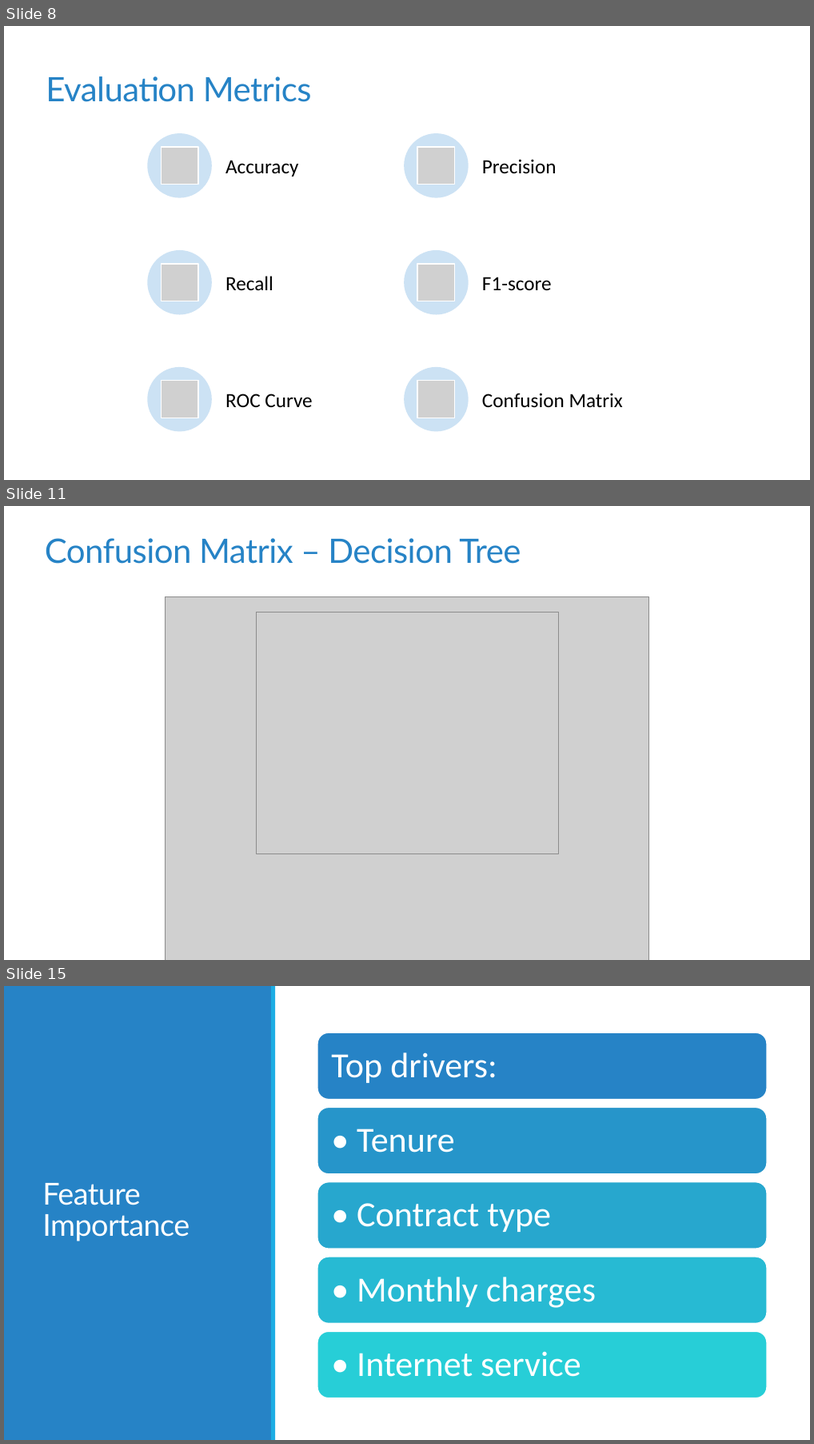
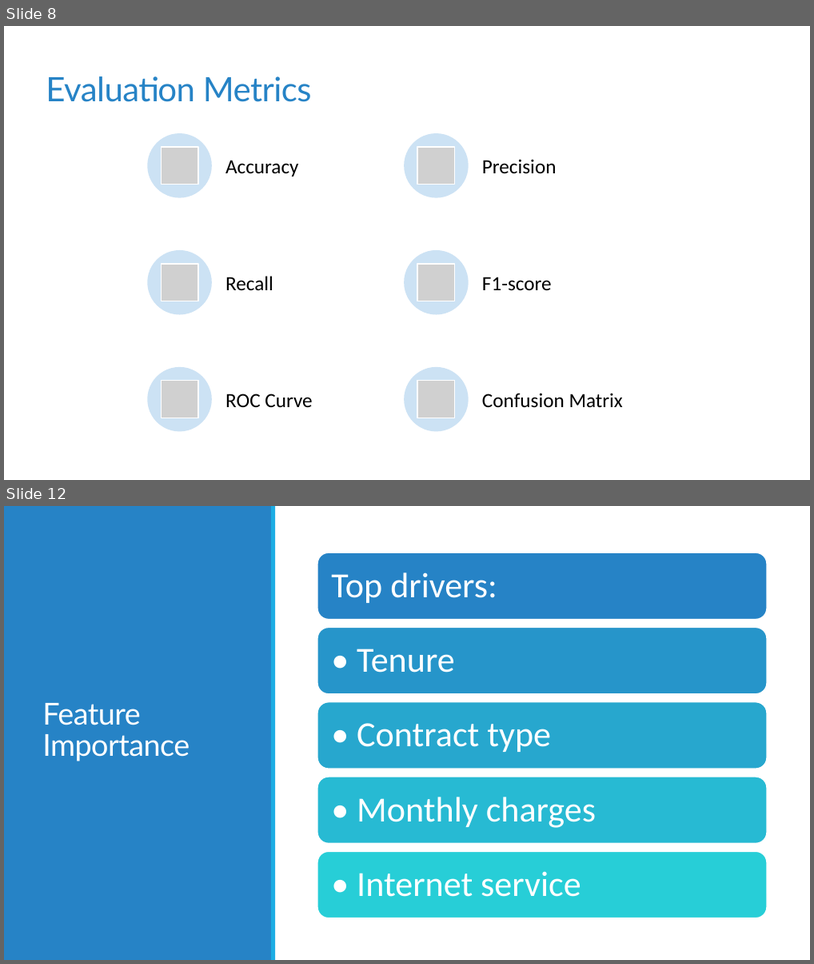
Before and after one commit to monikatyagiisc/customer-churn-prediction, a slide deck: reports/Customer_Churn_Prediction.pptx. Shown one above the other, each under a label of ours: slides 8, 11 and 15 before the commit, slides 8 and 12 after it; the slides between them are not shown. The pictures are 814x1444 and 814x964 pixels, drawn with LibreOffice and Linux fonts; fonts in the diff are those of the drawing; grey boxes stand for pictures. Boxes give left, top, right and bottom in pixels: in the first picture for what was removed or moved away, otherwise in the second. Text is boxed around its words. In the diff, an @@ line names an element or a change of style, - is before the commit and + after.

```diff
--- a/reports/Customer_Churn_Prediction.pptx
+++ b/reports/Customer_Churn_Prediction.pptx
@@ slide 11 removed at (4,506,810,960), background #FFFFFF @@
@@ title removed at (45,538,521,564) @@
-Confusion Matrix – Decision Tree
@@ picture removed at (166,596,650,960) @@
@@ picture removed at (256,612,558,854) @@
@@ what was slide 15 is now slide 12 @@
```
Also in this commit, not shown: 8 slides changed, 2 slides added, 4 other slides removed.
